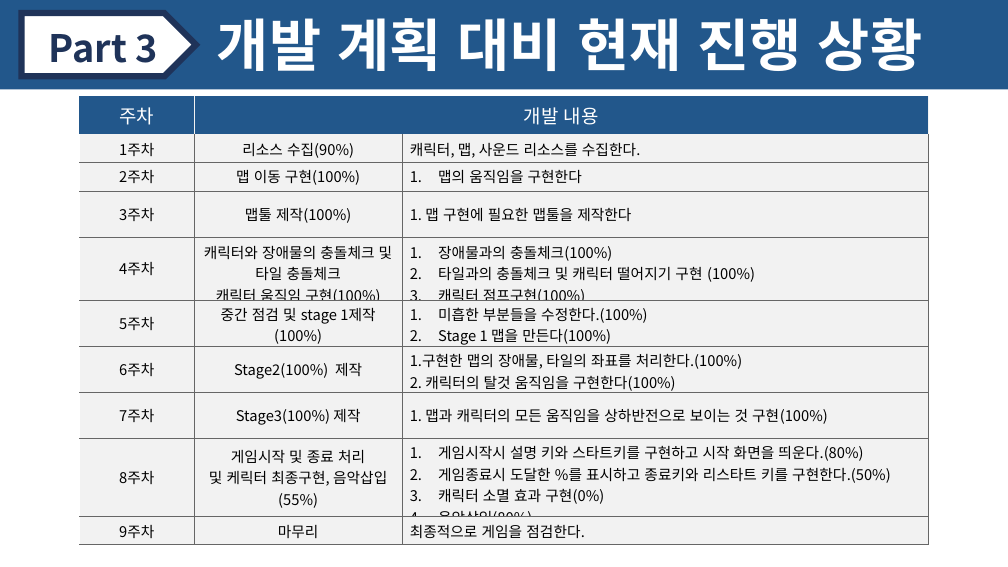
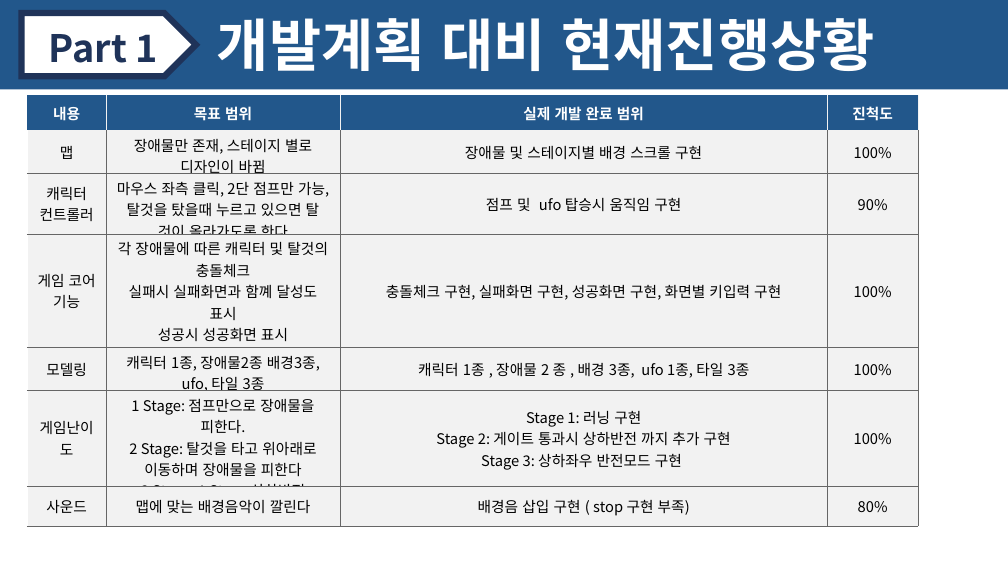
Before and after one commit to kyl9903122/2018182010-2DGP-geometry, a slide deck: slide 2 of 3차발표/2DGP 3차발표.pptx. Drawn at 1008x567 pixels with LibreOffice and Linux fonts; fonts in the diff are those of the drawing. Boxes give left, top, right and bottom in pixels: in the first picture for what was removed or moved away, otherwise in the second. Text is boxed around its words. In the diff, an @@ line names an element or a change of style, - is before the commit and + after.

```diff
--- a/3차발표/2DGP 3차발표.pptx
+++ b/3차발표/2DGP 3차발표.pptx
@@ text at (217, 18, 875, 71): spaces changed @@
-개발 계획 대비 현재 진행 상황
+개발계획 대비 현재진행상황
@@ text at (49, 34, 158, 63): text changed @@
-Part 3
+Part 1
@@ table at (27, 95, 918, 544) @@
-주차 | 개발 내용 | 
-1주차 | 리소스 수집(90%) | 캐릭터, 맵, 사운드 리소스를 수집한다.
-2주차 | 맵 이동 구현(100%) | 맵의 움직임을 구현한다
-3주차 | 맵툴 제작(100%) | 1. 맵 구현에 필요한 맵툴을 제작한다
-4주차 | 캐릭터와 장애물의 충돌체크 및 타일 충돌체크 / 캐릭터 움직임 구현(100%) | 장애물과의 충돌체크(100%) / 타일과의 충돌체크 및 캐릭터 떨어지기 구현 (100%) / 캐릭터 점프구현(100%)
-5주차 | 중간 점검 및 stage 1제작(100%) | 미흡한 부분들을 수정한다.(100%) / Stage 1 맵을 만든다(100%)
-6주차 | Stage2(100%) 제작 | 1.구현한 맵의 장애물, 타일의 좌표를 처리한다.(100%) / 2. 캐릭터의 탈것 움직임을 구현한다(100%)
-7주차 | Stage3(100%) 제작 | 1. 맵과 캐릭터의 모든 움직임을 상하반전으로 보이는 것 구현(100%)
-8주차 | 게임시작 및 종료 처리 / 및 케릭터 최종구현, 음악삽입(55%) | 게임시작시 설명 키와 스타트키를 구현하고 시작 화면을 띄운다.(80%) / 게임종료시 도달한 %를 표시하고 종료키와 리스타트 키를 구현한다.(50%) / 캐릭터 소멸 효과 구현(0%) / 음악삽입(80%)
-9주차 | 마무리 | 최종적으로 게임을 점검한다.
+내용 | 목표 범위 | 실제 개발 완료 범위 | 진척도
+맵 | 장애물만 존재, 스테이지 별로 디자인이 바뀜 | 장애물 및 스테이지별 배경 스크롤 구현 | 100%
+캐릭터 컨트롤러 | 마우스 좌측 클릭, 2단 점프만 가능, 탈것을 탔을때 누르고 있으면 탈 것이 올라가도록 한다 | 점프 및 ufo 탑승시 움직임 구현 | 90%
+게임 코어 기능 | 각 장애물에 따른 캐릭터 및 탈것의 충돌체크 / 실패시 실패화면과 함꼐 달성도 표시 / 성공시 성공화면 표시 / 각 화면별 스타트 키 및 종료키 입력 | 충돌체크 구현, 실패화면 구현, 성공화면 구현, 화면별 키입력 구현 | 100%
+모델링 | 캐릭터 1종, 장애물2종 배경3종, ufo, 타일 3종 | 캐릭터 1종 , 장애물 2 종 , 배경 3종, ufo 1종, 타일 3종 | 100%
+게임난이도 | 1 Stage: 점프만으로 장애물을 피한다. / 2 Stage: 탈것을 타고 위아래로 이동하며 장애물을 피한다 / 3 Stage: 1 Stage 상하반전 | Stage 1: 러닝 구현 / Stage 2: 게이트 통과시 상하반전 까지 추가 구현 / Stage 3: 상하좌우 반전모드 구현 | 100%
+사운드 | 맵에 맞는 배경음악이 깔린다 | 배경음 삽입 구현 ( stop 구현 부족) | 80%
@@ table: place and size @@
-table at (79, 96, 929, 544)
+table at (27, 95, 918, 544)
```
Also in this commit, not shown: 1 slide added, 1 other file.
